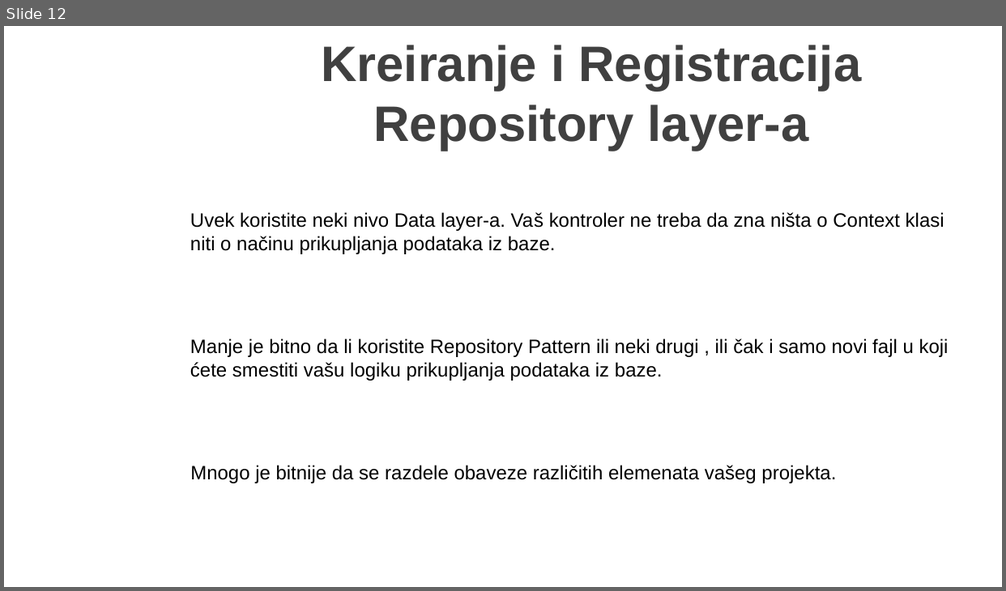
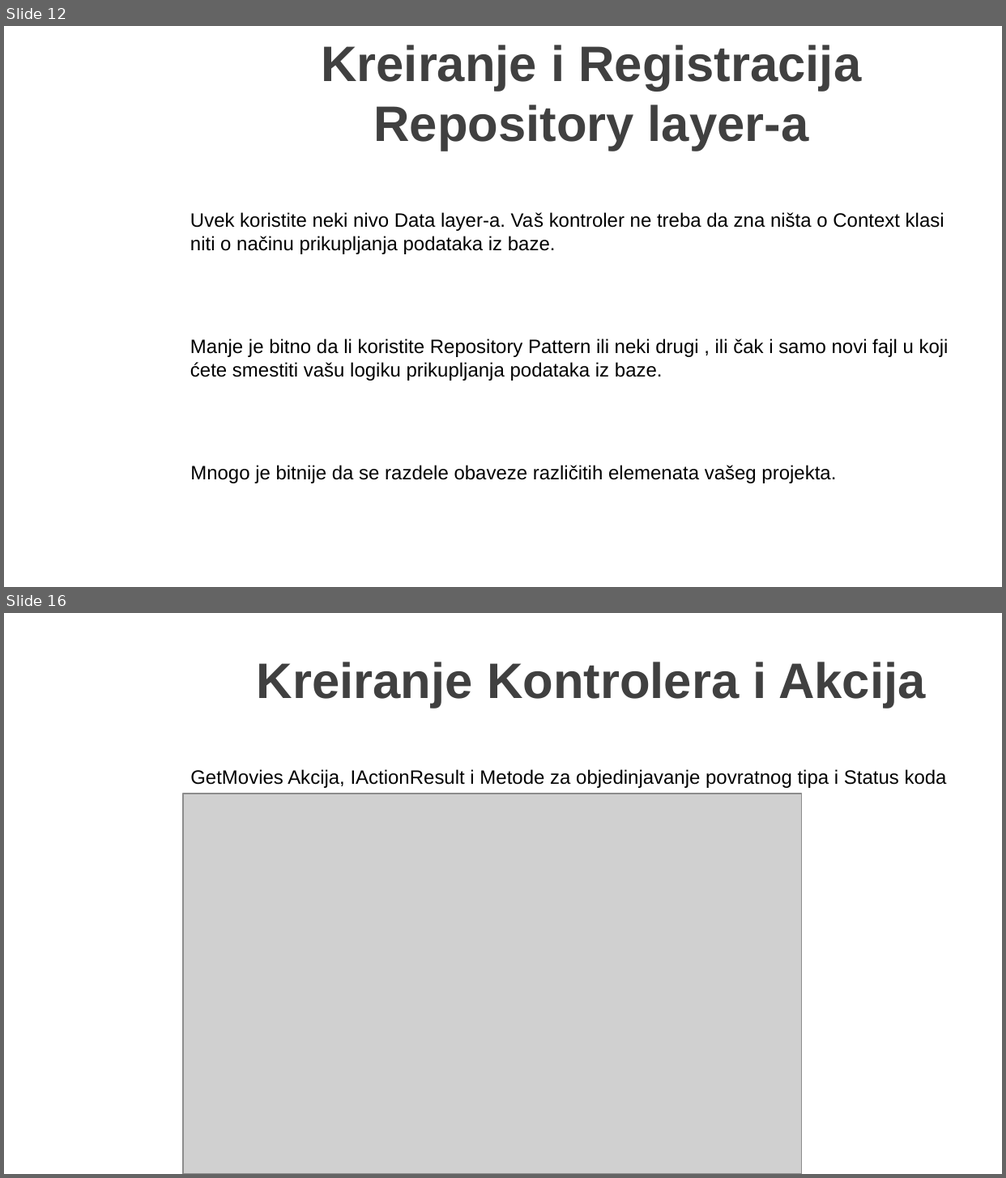
Before and after one commit to MarinkoSpasojevic/predavanje-netcore-angular, a slide deck: .NET Core i Angular Web Dev.pptx. Shown one above the other, each under a label of ours: slide 12 before the commit, slides 12 and 16 after it; the slides between them are not shown. The pictures are 1006x591 and 1006x1178 pixels, drawn with LibreOffice and Linux fonts; fonts in the diff are those of the drawing; grey boxes stand for pictures; background and template pictures are left out. Boxes give left, top, right and bottom in pixels: in the first picture for what was removed or moved away, otherwise in the second. Text is boxed around its words. In the diff, an @@ line names an element or a change of style, - is before the commit and + after.

```diff
--- a/.NET Core i Angular Web Dev.pptx
+++ b/.NET Core i Angular Web Dev.pptx
@@ slide 16 added at (4,613,1002,1174), background picture (left out) @@
@@ title added at (257,662,925,708), 36 pt, text #404040, bold @@
+Kreiranje Kontrolera i Akcija
@@ text added at (190,769,947,788), 14 pt, text #000000 @@
+GetMovies Akcija, IActionResult i Metode za objedinjavanje povratnog tipa i Status koda
@@ picture added at (183,794,801,1174) @@
```
Also in this commit, not shown: 2 slides changed, 8 other slides added, 18 other files.
